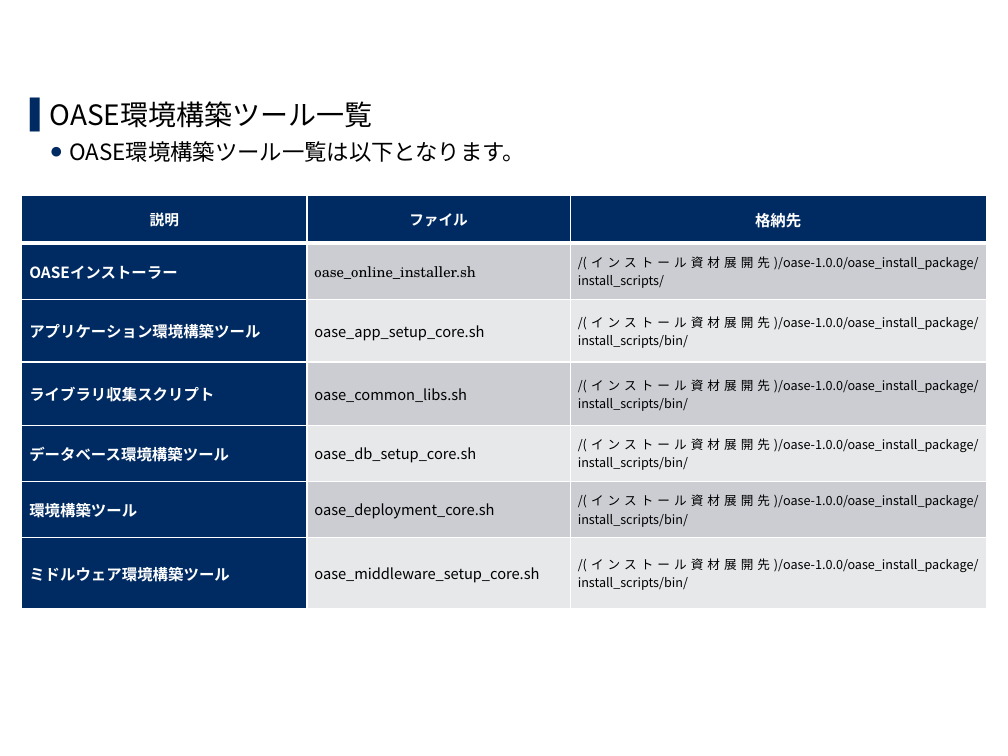
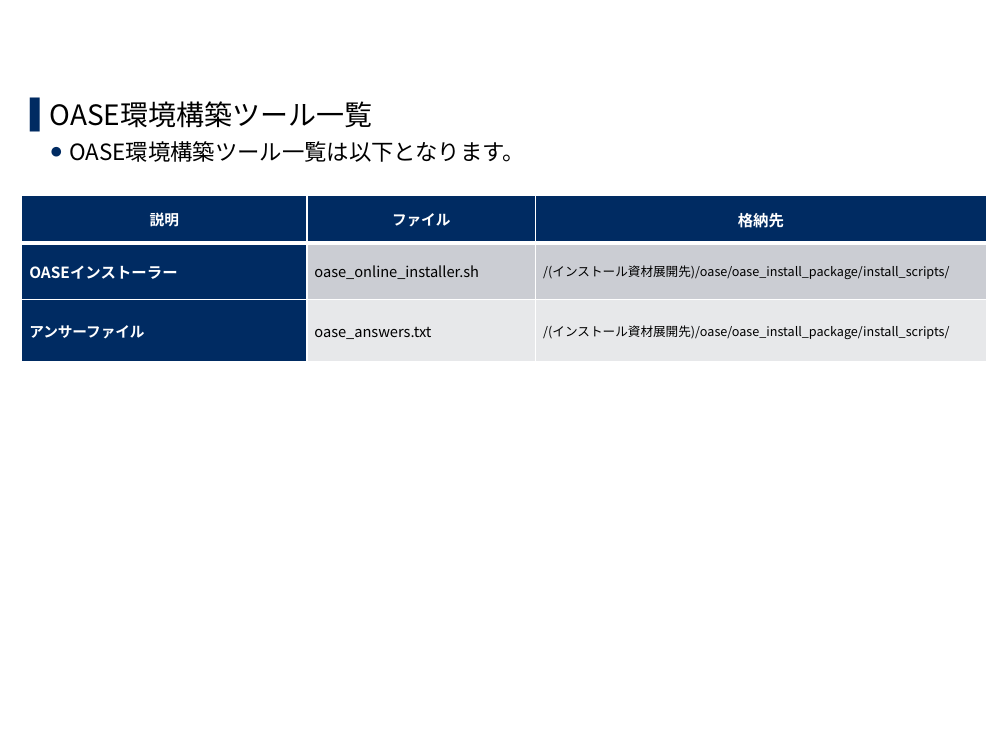
Before and after one commit to exastro-suite/oase-docs, a slide deck: slide 9 of asset/Learn_ja/OASE-online-install_ja.pptx (slide 10 before the commit). Drawn at 1008x756 pixels with LibreOffice and Linux fonts; fonts in the diff are those of the drawing; background and template pictures are left out. Boxes give left, top, right and bottom in pixels: in the first picture for what was removed or moved away, otherwise in the second. Text is boxed around its words. In the diff, an @@ line names an element or a change of style, - is before the commit and + after.

Commit message:
Update online install.

```diff
--- a/asset/Learn_ja/OASE-online-install_ja.pptx
+++ b/asset/Learn_ja/OASE-online-install_ja.pptx
@@ table at bbox=[22, 196, 987, 362] @@
-row 2: OASEインストーラー | oase_online_installer.sh | /(インストール資材展開先)/oase-1.0.0/oase_install_package/install_scripts/
-row 3: アプリケーション環境構築ツール | oase_app_setup_core.sh | /(インストール資材展開先)/oase-1.0.0/oase_install_package/install_scripts/bin/
-row 4: ライブラリ収集スクリプト | oase_common_libs.sh | /(インストール資材展開先)/oase-1.0.0/oase_install_package/install_scripts/bin/
-row 5: データベース環境構築ツール | oase_db_setup_core.sh | /(インストール資材展開先)/oase-1.0.0/oase_install_package/install_scripts/bin/
-row 6: 環境構築ツール | oase_deployment_core.sh | /(インストール資材展開先)/oase-1.0.0/oase_install_package/install_scripts/bin/
-row 7: ミドルウェア環境構築ツール | oase_middleware_setup_core.sh | /(インストール資材展開先)/oase-1.0.0/oase_install_package/install_scripts/bin/
+row 2: OASEインストーラー | oase_online_installer.sh | /(インストール資材展開先)/oase/oase_install_package/install_scripts/
+row 3: アンサーファイル | oase_answers.txt | /(インストール資材展開先)/oase/oase_install_package/install_scripts/
```
Also in this commit, not shown: 15 other slides changed, 2 slides removed, 1 other file.
